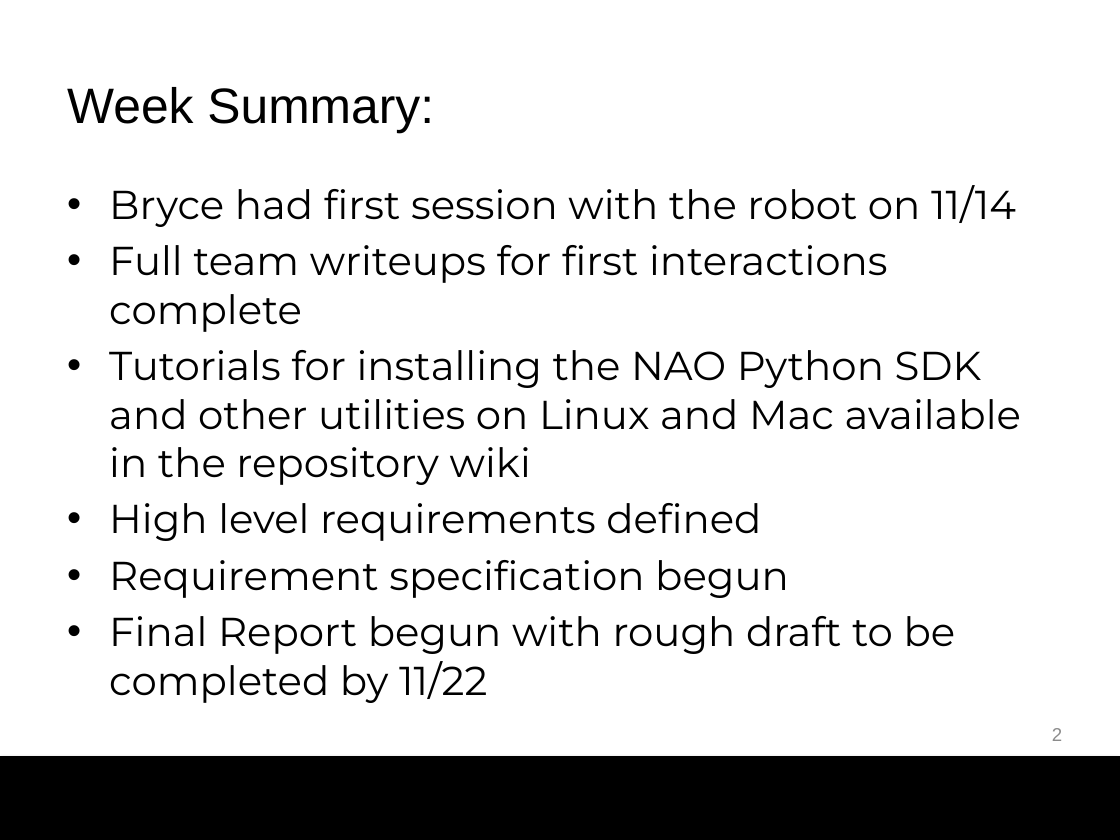
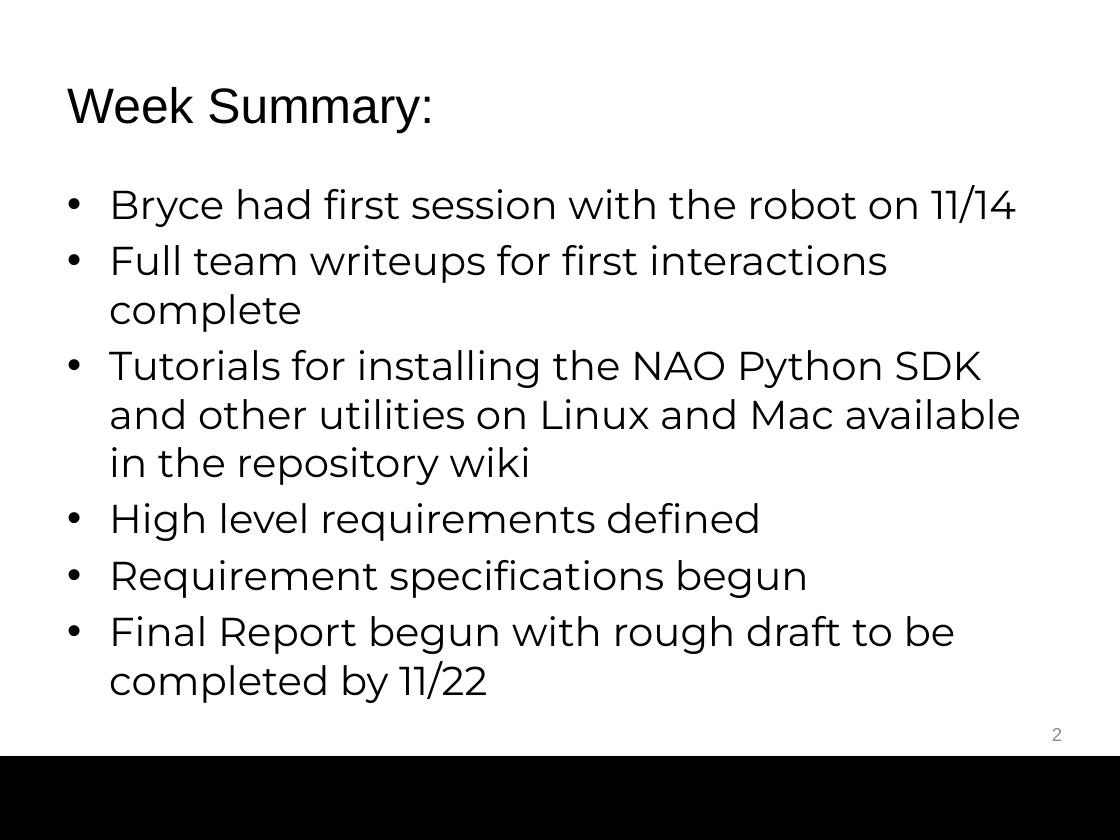
Before and after one commit to bg719/UCCS-Social-Robotics, a slide deck: slide 2 of docs/WeeklyUpdates/WeeklyUpdate_Nov16-20.pptx. Drawn at 1120x840 pixels with LibreOffice and Linux fonts; fonts in the diff are those of the drawing; background and template pictures are left out. Boxes give left, top, right and bottom in pixels: in the first picture for what was removed or moved away, otherwise in the second. Text is boxed around its words. In the diff, an @@ line names an element or a change of style, - is before the commit and + after.

```diff
--- a/docs/WeeklyUpdates/WeeklyUpdate_Nov16-20.pptx
+++ b/docs/WeeklyUpdates/WeeklyUpdate_Nov16-20.pptx
@@ text at (x1=109, y1=560, x2=809, y2=598): text changed @@
-• Requirement specification begun
+• Requirement specifications begun
```
Also in this commit, not shown: 2 other slides changed.
